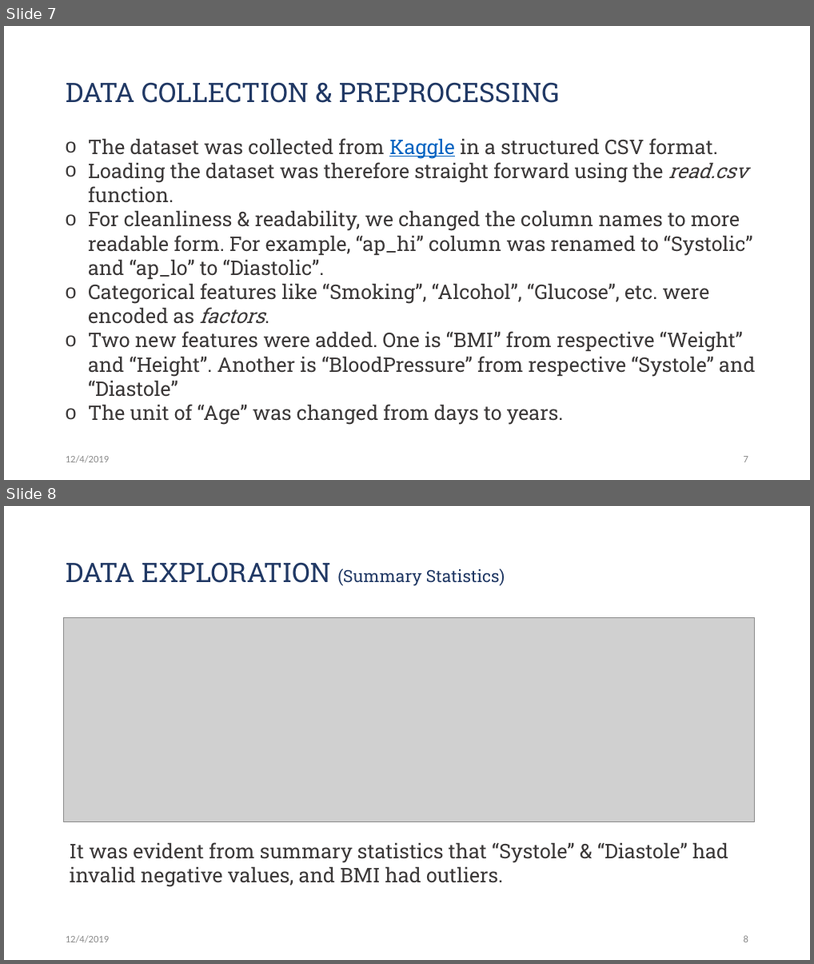
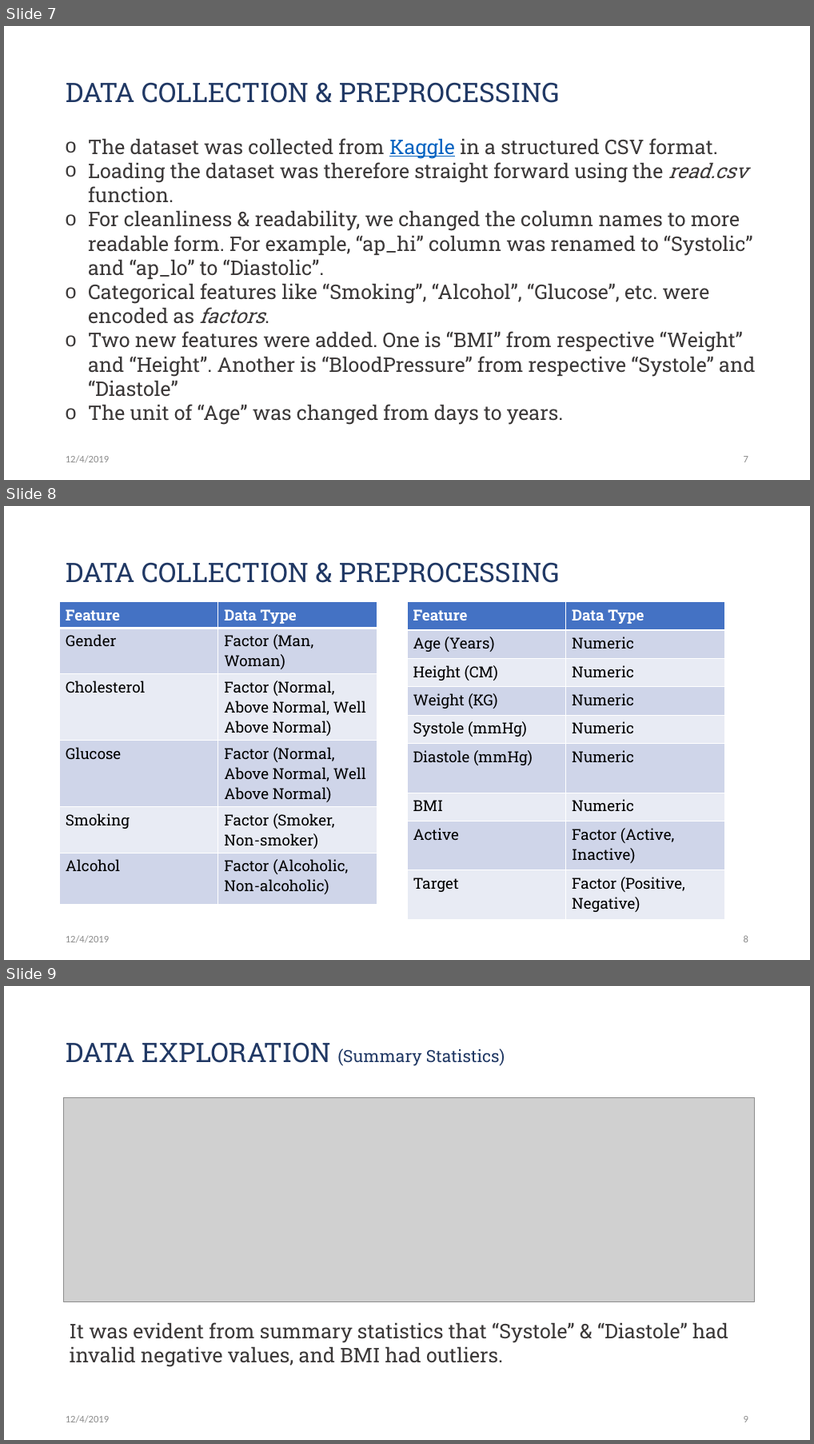
Before and after one commit to Jwen-pg/cds501-predicting-heart-disease, a slide deck: presentation.pptx. Shown one above the other, each under a label of ours: slides 7 and 8 before the commit, slides 7, 8 and 9 after it. The pictures are 814x964 and 814x1444 pixels, drawn with LibreOffice and Linux fonts; fonts in the diff are those of the drawing; grey boxes stand for pictures. Boxes give left, top, right and bottom in pixels: in the first picture for what was removed or moved away, otherwise in the second. Text is boxed around its words. In the diff, an @@ line names an element or a change of style, - is before the commit and + after.

Commit message:
presentation - slide 8 - features list

```diff
--- a/presentation.pptx
+++ b/presentation.pptx
@@ slide 8 added at (4,506,810,960), background #FFFFFF @@
@@ title added at (66,562,560,583), 32 pt, text #203864 @@
+DATA COLLECTION & PREPROCESSING
@@ table added at (60,601,378,919), 6 rows, 2 columns @@
+Feature | Data Type
+Gender | Factor (Man, Woman)
+Cholesterol | Factor (Normal, Above Normal, Well Above Normal)
+Glucose | Factor (Normal, Above Normal, Well Above Normal)
+Smoking | Factor (Smoker, Non-smoker)
+Alcohol | Factor (Alcoholic, Non-alcoholic)
@@ table added at (407,601,726,919), 9 rows, 2 columns @@
+Feature | Data Type
+Age (Years) | Numeric
+Height (CM) | Numeric
+Weight (KG) | Numeric
+Systole (mmHg) | Numeric
+Diastole (mmHg) | Numeric
+BMI | Numeric
+Active | Factor (Active, Inactive)
+Target | Factor (Positive, Negative)
@@ text added at (66,935,109,942), 12 pt, text #8C8C8C @@
+12/4/2019
@@ page number added at (744,935,749,942), 12 pt, text #8C8C8C @@
+8
@@ what was slide 8 is now slide 9 @@
```
Also in this commit, not shown: 1 slide changed.
